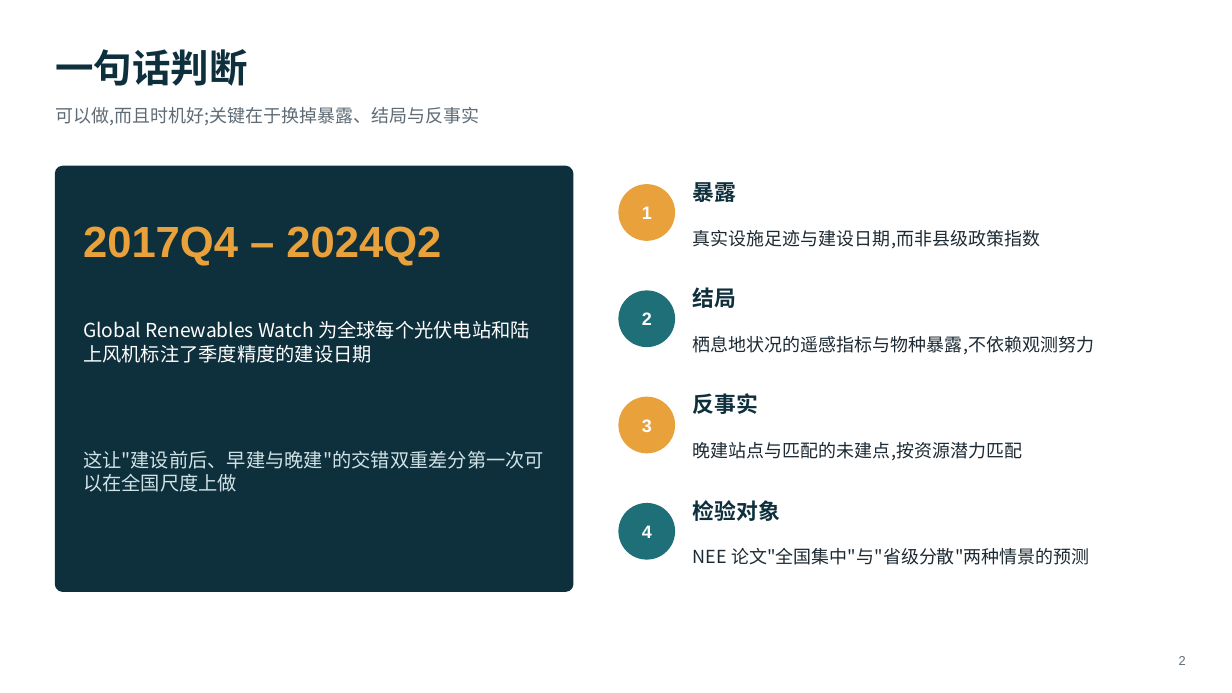
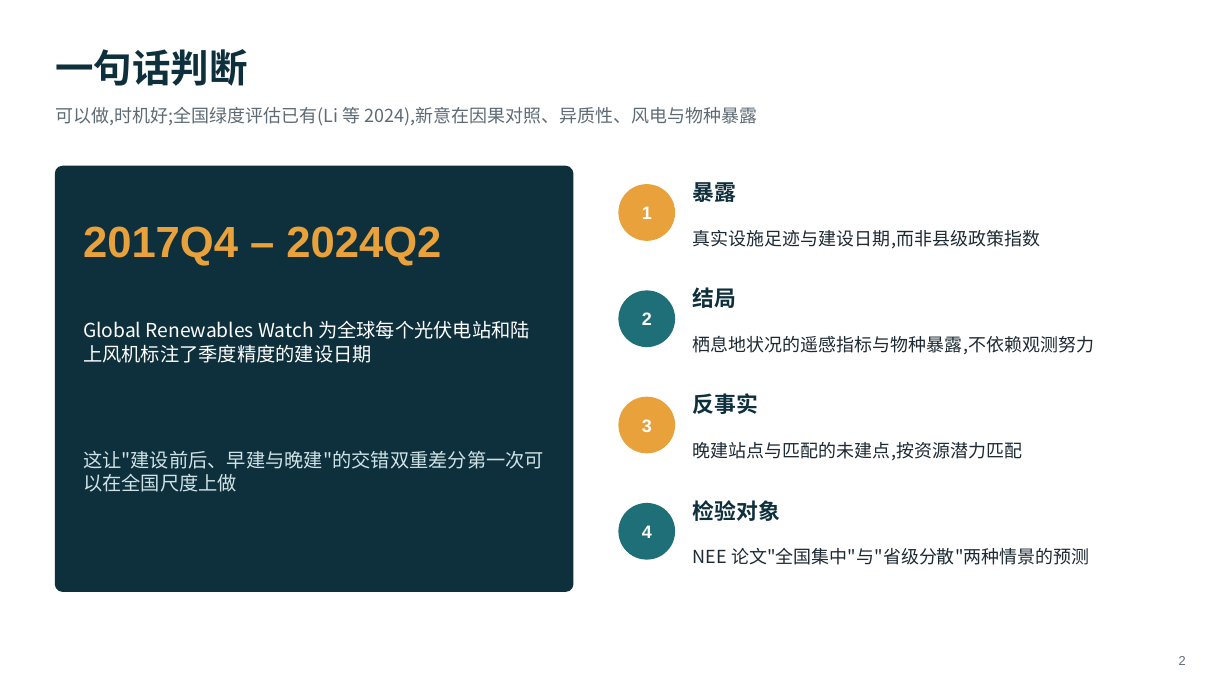
Before and after one commit to dingchenchen6/renewables-biodiversity-rs, a slide deck: slide 2 of RS_Renewables_Biodiversity_Workflow.pptx. Drawn at 1232x693 pixels with LibreOffice and Linux fonts; fonts in the diff are those of the drawing. Boxes give left, top, right and bottom in pixels: in the first picture for what was removed or moved away, otherwise in the second. Text is boxed around its words. In the diff, an @@ line names an element or a change of style, - is before the commit and + after.

```diff
--- a/RS_Renewables_Biodiversity_Workflow.pptx
+++ b/RS_Renewables_Biodiversity_Workflow.pptx
@@ text at bbox=[55, 107, 758, 126]: text changed @@
-可以做,而且时机好;关键在于换掉暴露、结局与反事实
+可以做,时机好;全国绿度评估已有(Li 等 2024),新意在因果对照、异质性、风电与物种暴露
```
Also in this commit, not shown: 16 other slides changed, 2 slides added, 12 other files.
